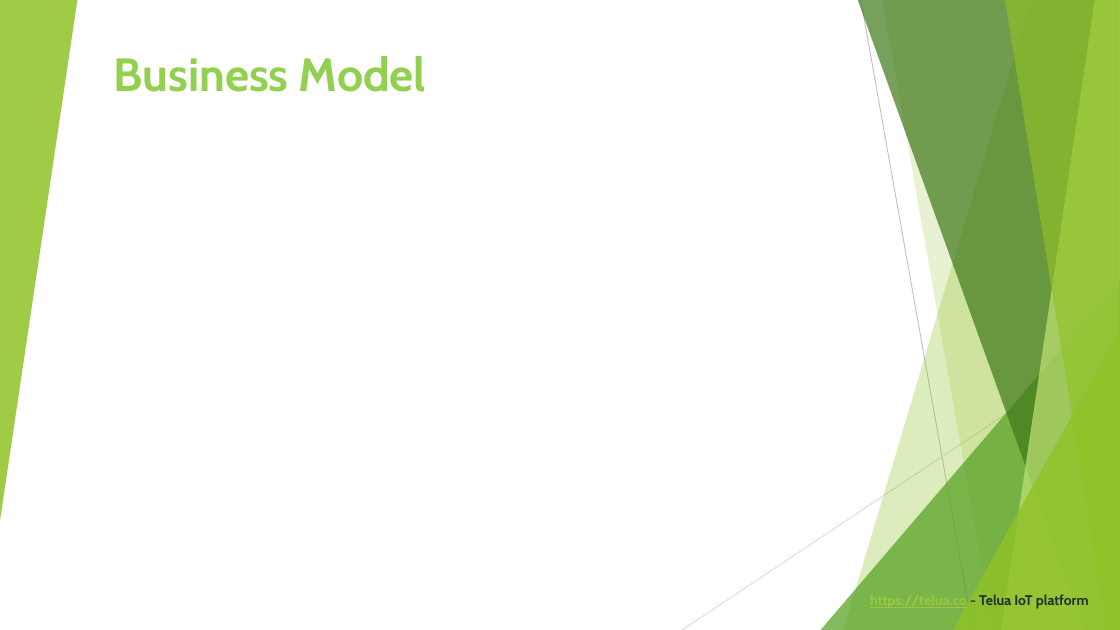
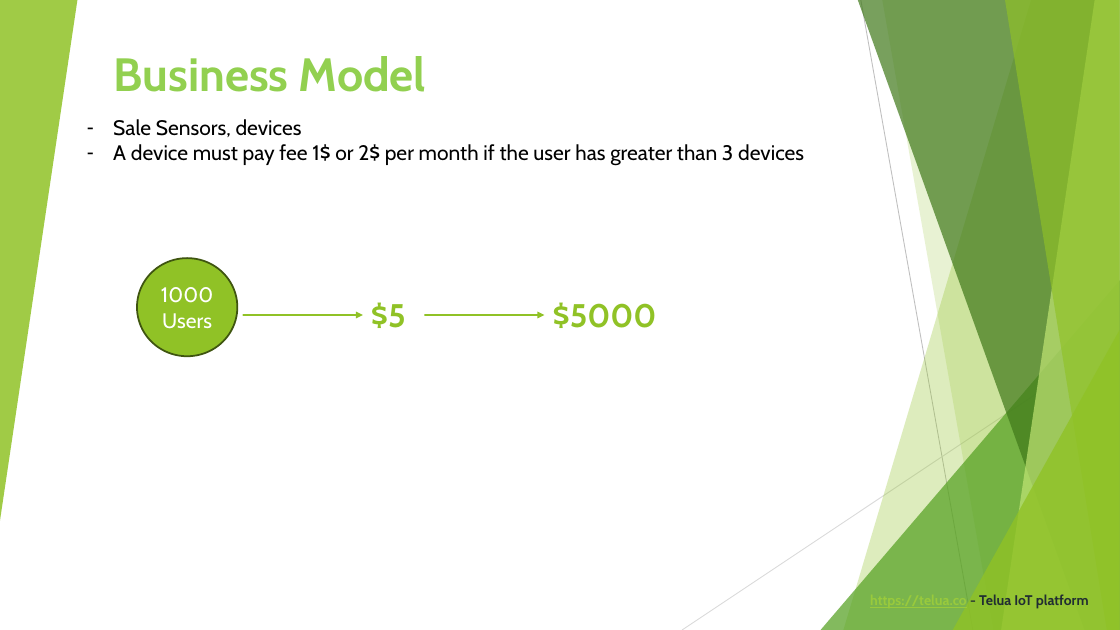
Before and after one commit to letrthong/telua_esp32_sensor, a slide deck: slide 8 of esp32_hardware/Telua_Pitch_Deck.pptx (slide 6 before the commit). Drawn at 1120x630 pixels with LibreOffice and Linux fonts; fonts in the diff are those of the drawing. Boxes give left, top, right and bottom in pixels: in the first picture for what was removed or moved away, otherwise in the second. Text is boxed around its words. In the diff, an @@ line names an element or a change of style, - is before the commit and + after.

```diff
--- a/esp32_hardware/Telua_Pitch_Deck.pptx
+++ b/esp32_hardware/Telua_Pitch_Deck.pptx
@@ text added at box(113, 119, 804, 166), 18 pt, text #000000 @@
+– Sale Sensors, devices
+– A device must pay fee 1$ or 2$ per month if the user has greater than 3 devices
@@ ellipse added at box(137, 258, 237, 356), fill #90C226, outline #3F5511 1.5 pt, 18 pt, text #FFFFFF @@
+1000 Users
@@ arrow added from (243, 315) to (363, 315), #90C226 1 pt @@
@@ text added at box(371, 302, 406, 328), 28 pt, text #90C226, bold @@
+$5
@@ arrow added from (425, 315) to (544, 315), #90C226 1 pt @@
@@ text added at box(553, 302, 657, 328), 28 pt, text #90C226, bold @@
+$5000
```
Also in this commit, not shown: 7 other slides changed, 1 slide added, 1 slide removed, 1 other file.
